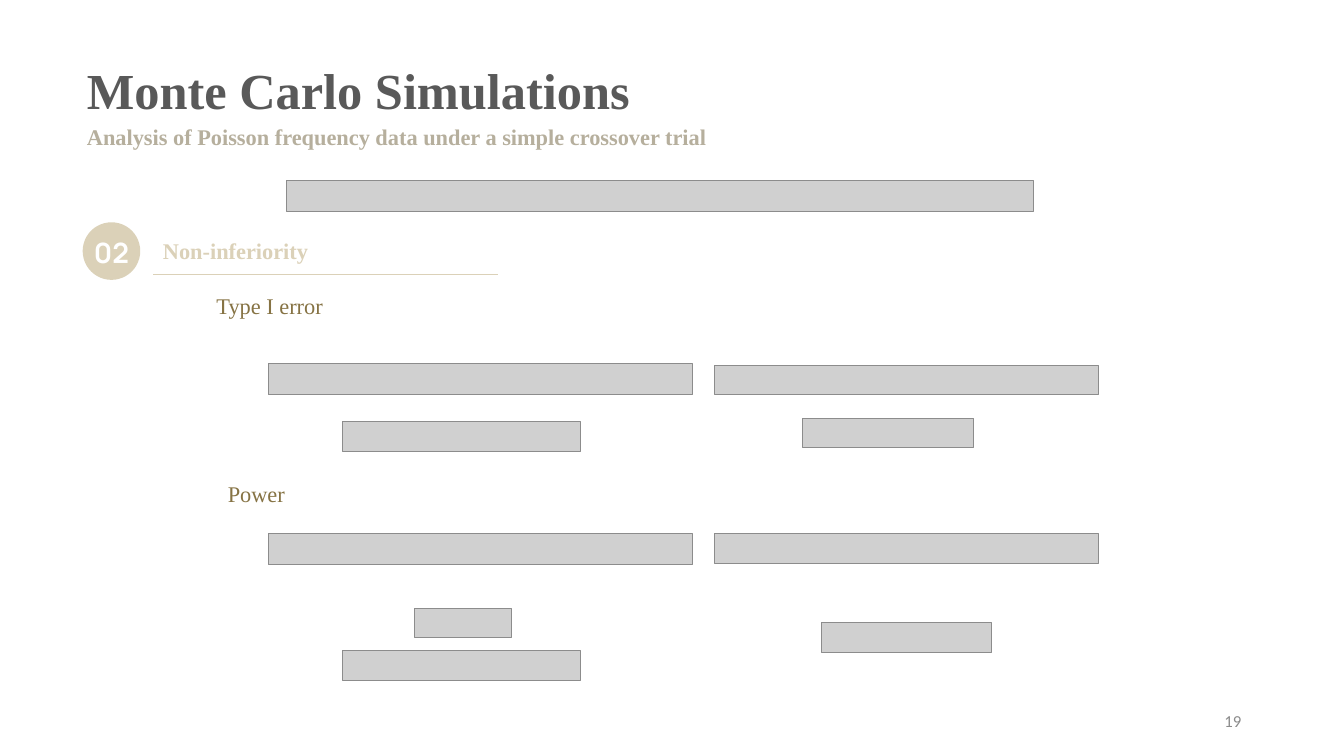
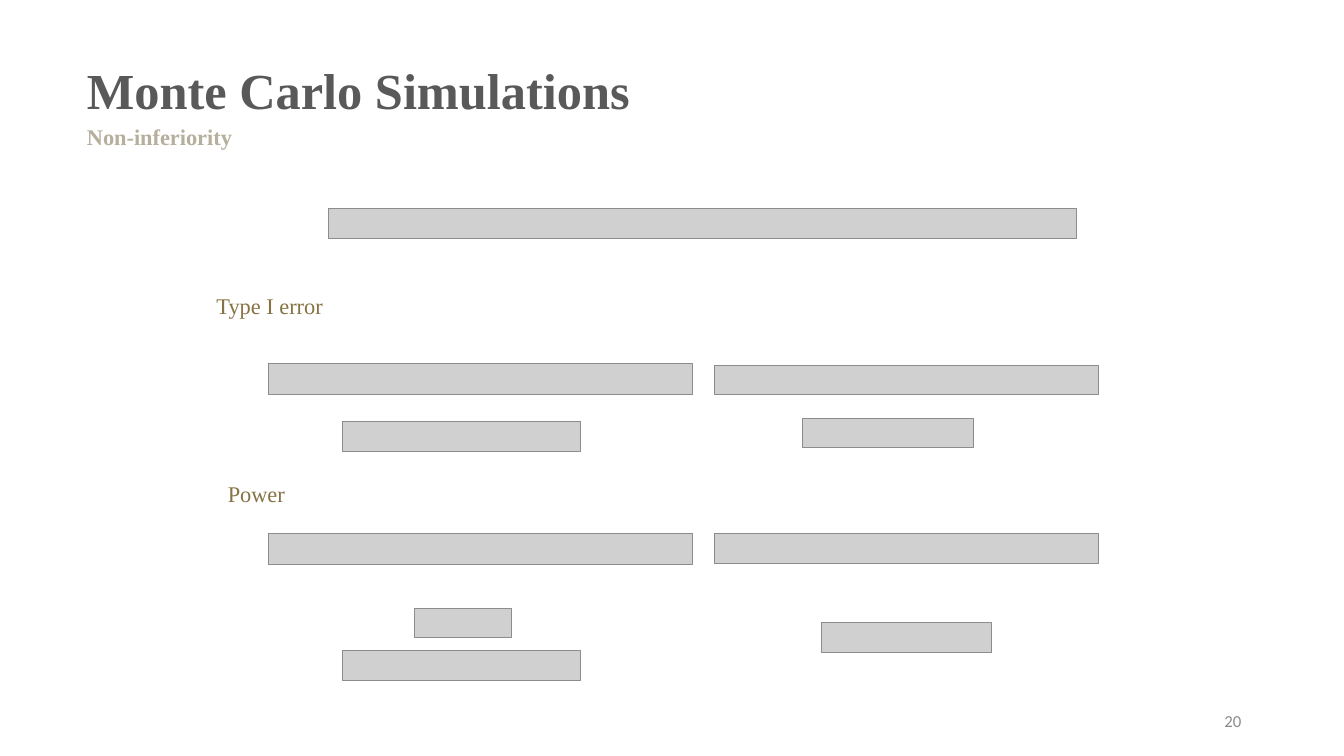
Before and after one commit to SharonLiu716/Study_CrossoverDesign, a slide deck: slide 21 of Seminar.pptx (slide 20 before the commit). Drawn at 1344x756 pixels with LibreOffice and Linux fonts; fonts in the diff are those of the drawing; grey boxes stand for pictures. Boxes give left, top, right and bottom in pixels: in the first picture for what was removed or moved away, otherwise in the second. Text is boxed around its words. In the diff, an @@ line names an element or a change of style, - is before the commit and + after.

```diff
--- a/Seminar.pptx
+++ b/Seminar.pptx
@@ text at (x1=87, y1=129, x2=232, y2=150): text changed @@
-Analysis of Poisson frequency data under a simple crossover trial
+Non-inferiority
@@ picture removed at (x1=286, y1=180, x2=1033, y2=211) @@
@@ picture added at (x1=329, y1=209, x2=1076, y2=239) @@
@@ ellipse removed at (x1=83, y1=223, x2=140, y2=280) @@
@@ text removed at (x1=94, y1=243, x2=129, y2=263) @@
-02
@@ text removed at (x1=163, y1=243, x2=308, y2=264) @@
-Non-inferiority
@@ line removed from (153, 275) to (498, 275) @@
@@ page number at (x1=1224, y1=716, x2=1241, y2=727): text changed @@
-19
+20
```
Also in this commit, not shown: 22 other slides changed, 7 slides added, 6 slides removed, 11 other files.
